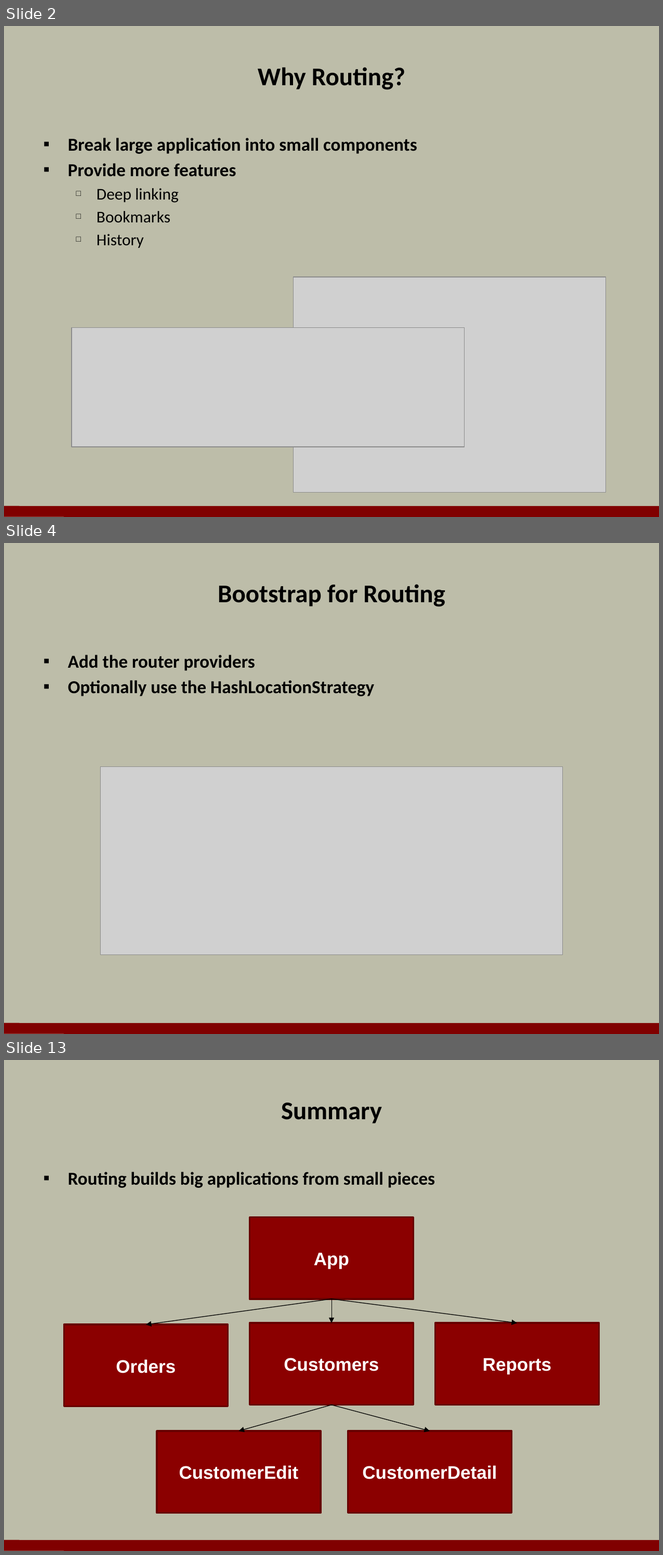
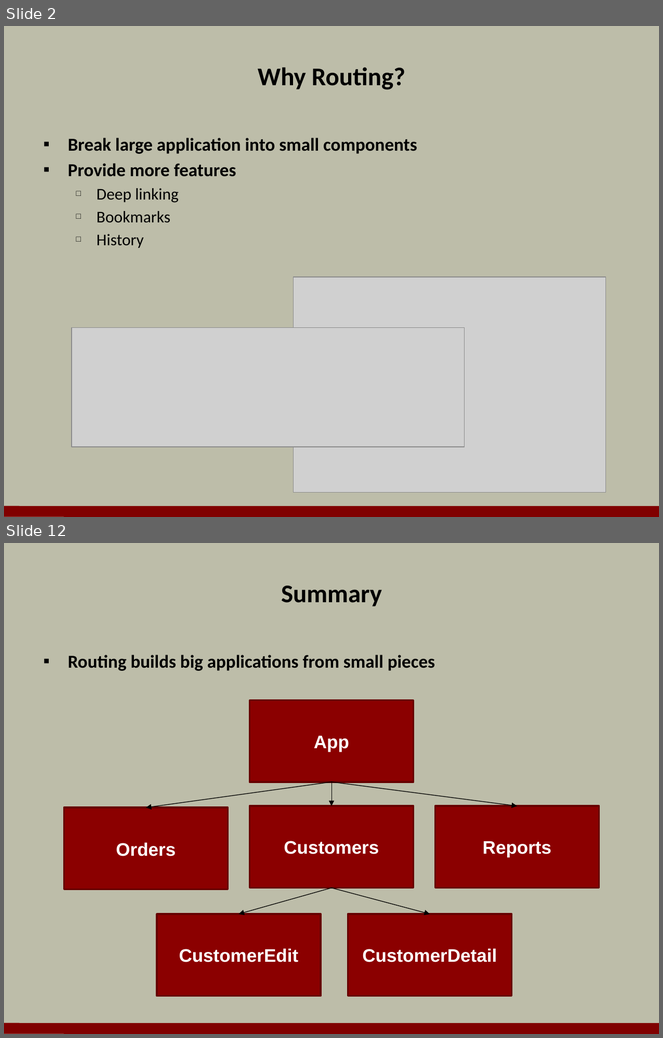
Before and after one commit to OdeToCode/classes, a slide deck: angular2/slides/03_Routing.pptx. Shown one above the other, each under a label of ours: slides 2, 4 and 13 before the commit, slides 2 and 12 after it; the slides between them are not shown. The pictures are 663x1555 and 663x1038 pixels, drawn with LibreOffice and Linux fonts; fonts in the diff are those of the drawing; grey boxes stand for pictures; background and template pictures are left out. Boxes give left, top, right and bottom in pixels: in the first picture for what was removed or moved away, otherwise in the second. Text is boxed around its words. In the diff, an @@ line names an element or a change of style, - is before the commit and + after.

```diff
--- a/angular2/slides/03_Routing.pptx
+++ b/angular2/slides/03_Routing.pptx
@@ slide 4 removed at box(4, 543, 659, 1034), background #BDBDA9; not listed: 1 template element that a slide beside it also shows @@
@@ title removed at box(218, 584, 445, 607) @@
-Bootstrap for Routing
@@ text removed at box(68, 655, 374, 696) @@
-▪ Add the router providers
-▪ Optionally use the HashLocationStrategy
@@ picture removed at box(100, 767, 562, 956) @@
@@ what was slide 13 is now slide 12 @@
```
Also in this commit, not shown: 8 slides changed, 1 slide added, 1 other slide removed, 1 other file.
